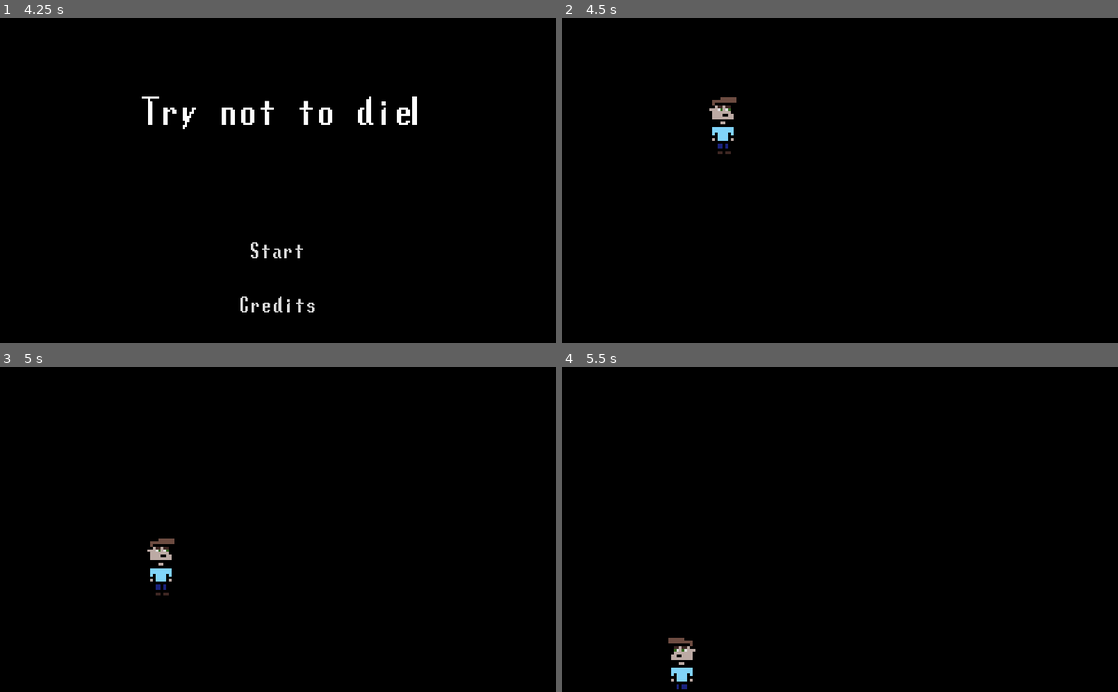
Above: before the commit, frames 1-4 (two rows, left to right).
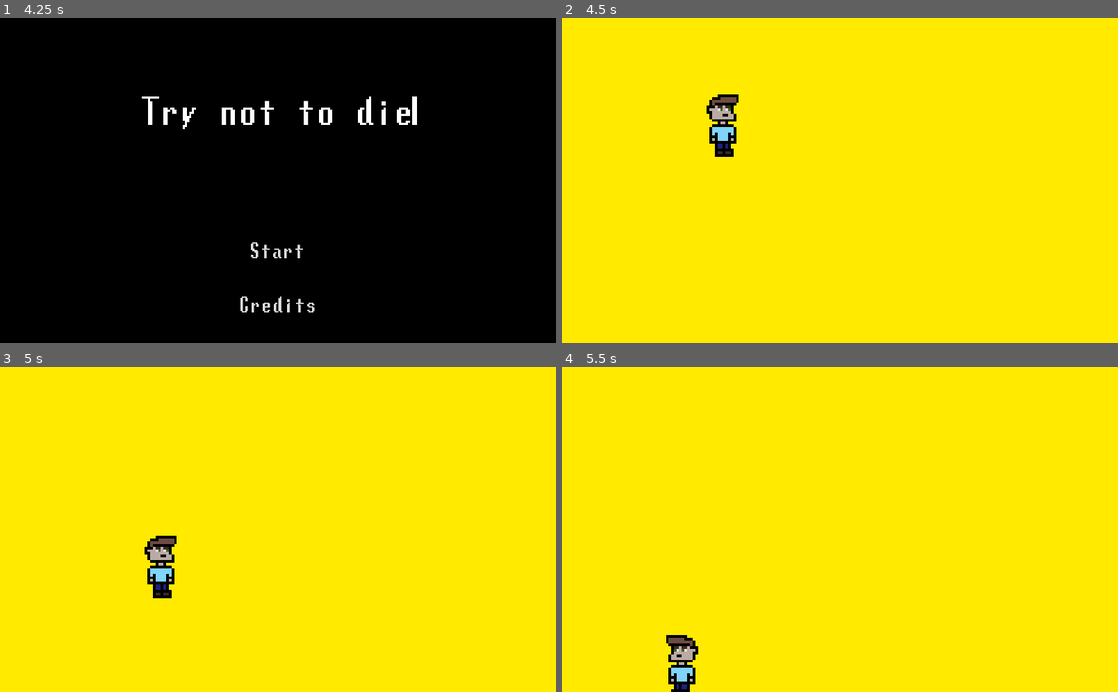
Above: after the commit, the same moments.

Repository: lajollagamesclub/week-115
Game: Godot game, scene res://TitleScreen.tscn
The game is run twice, just before and just after one commit, with the same random seed, the same clock (stepped at 60 frames per second) and the same inputs. The engine's default icon, where the game draws it, is replaced by a stand-in: a white triangle on a blue panel in a dark square.
Inputs:
- Up to frame 1 (4.25 s): tap Enter at 0.5 s; hold D (g_right) 0.53-1.28 s; hold S (g_down) 1.28-2.03 s; hold D (g_right) 2.03-2.78 s; hold W (g_up) 2.78-3.53 s; tap Space at 3.5 s; hold A (g_left) from 3.53 s (still down)
- Up to frame 2 (4.5 s): release A (g_left) at 4.25 s; click "Start" at 4.25 s
- Up to frame 3 (5 s): no input
- Up to frame 4 (5.5 s): hold A (g_left) from 5.03 s (still down)

Frame 1 is identical in both runs. In frame 2, 99% of the frame differs, in the area x 0-100%, y 0-100%; in frame 3, 99%; in frame 4, 99%.

Commit message:
Add bg and remove print statement

Diff:
--- a/src/Main.tscn
+++ b/src/Main.tscn
@@ -7,6 +7,14 @@
 [ext_resource path="res://BonkFlash.gd" type="Script" id=5]
 
 [node name="Main" type="Node2D"]
+
+[node name="BG" type="CanvasLayer" parent="."]
+layer = -1
+
+[node name="ColorRect" type="ColorRect" parent="BG"]
+anchor_right = 1.0
+anchor_bottom = 1.0
+color = Color( 1, 0.917647, 0, 1 )
 
 [node name="Floor" parent="." instance=ExtResource( 1 )]
 
--- a/src/Player.gd
+++ b/src/Player.gd
@@ -24,7 +24,6 @@
 	vertical = int(Input.is_action_pressed("g_down")) - int(Input.is_action_pressed("g_up"))
 
 	if vertical < 0 and $FloorRayCast.is_colliding():
-		print("jumping")
 		jump()
 
 	if $LeftRayCast.is_colliding() or $RightRayCast.is_colliding():
Binary file added: src/wall-tile.png
Not shown, added: src/wall-tile.png.import
